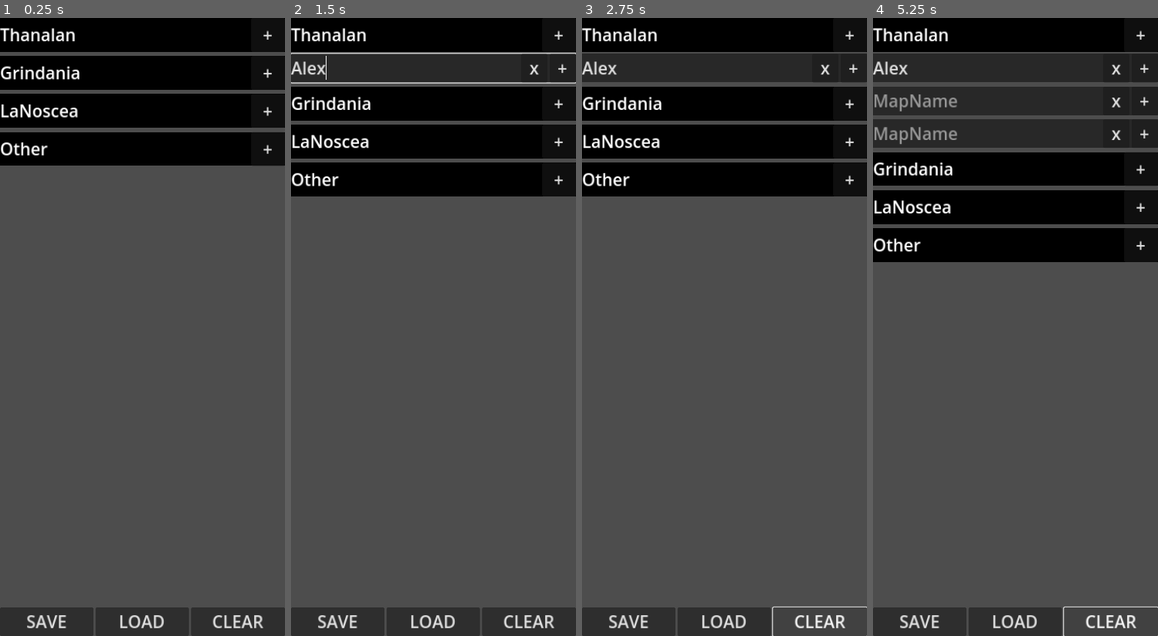
Above: before the commit, frames 1-4 (left to right).
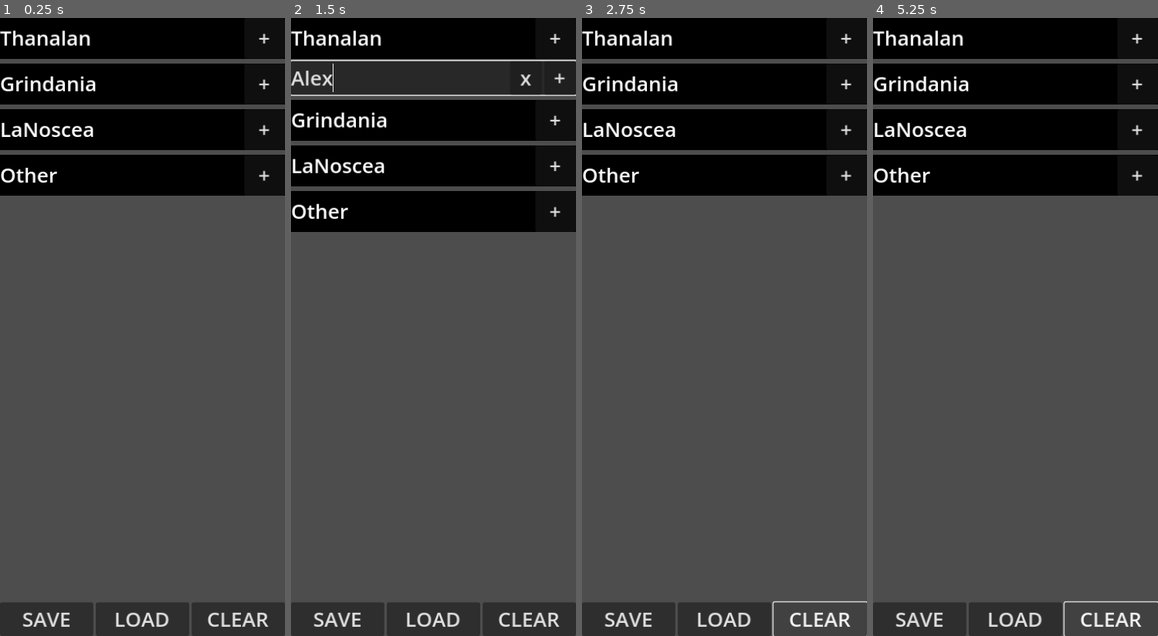
Above: after the commit, the same moments.

Repository: juliaplg/ffxiv-checklist
Game: Godot game, scene res://scenes/main.tscn
Same seed, same stepped clock (60 frames per second), same inputs: the game is played once before the commit and once after it.
Inputs (mouse positions are in pixels of both pictures, inside the frame that each line leads up to):
- Up to frame 1 (0.25 s): no input
- Up to frame 2 (1.5 s): click "+" at 0.5 s; click (433, 67) at 1.27 s; type "Alex" at 1.35 s
- Up to frame 3 (2.75 s): click "CLEAR" at 2 s
- Up to frame 4 (5.25 s): click "+" at 2.75 s; click "CLEAR" at 3.5 s; click "+" at 4.25 s; click "CLEAR" at 5 s

The runs differ from the first frame. In frame 1, 13% of the frame differs, in the area x 0-100%, y 1-100%; in frame 2, 16%; in frame 3, 12%; in frame 4, 28%.

Commit message:
commit antes de tentar implementar scrollable screen

Diff:
--- a/project.godot
+++ b/project.godot
@@ -26,6 +26,7 @@
 window/size/viewport_height=1170
 window/stretch/mode="canvas_items"
 window/stretch/aspect="expand"
+window/stretch/scale=1.2
 window/handheld/orientation=5
 
 [global_group]
--- a/scenes/main.gd
+++ b/scenes/main.gd
@@ -5,8 +5,11 @@
 
 const SAVE_GAME_PATH:String = "user://save.tres"
 
+@onready var regions: VBoxContainer = %Regions
+
+
 func save_game():
-	for i in $CanvasLayer/Regions.get_children():
+	for i in regions.get_children():
 		if i is Region:
 			i.save_maps()
 			dict.get_or_add(i.name, i.maps)
@@ -19,7 +22,7 @@
 func load_game():
 	if ResourceLoader.exists(SAVE_GAME_PATH):
 		dict = ResourceLoader.load(SAVE_GAME_PATH).dict
-	for i in $CanvasLayer/Regions.get_children():
+	for i in regions.get_children():
 		if i is Region:
 			i.load_maps()
 			if dict.has(i.name):
@@ -45,3 +48,4 @@
 		load_game()
 	if event.is_action_pressed("clear"):
 		clear()
+		load_game()
--- a/scenes/main.tscn
+++ b/scenes/main.tscn
@@ -36,6 +36,7 @@
 [node name="CanvasLayer" type="CanvasLayer" parent="."]
 
 [node name="Regions" type="VBoxContainer" parent="CanvasLayer"]
+unique_name_in_owner = true
 anchors_preset = 15
 anchor_right = 1.0
 anchor_bottom = 1.0
